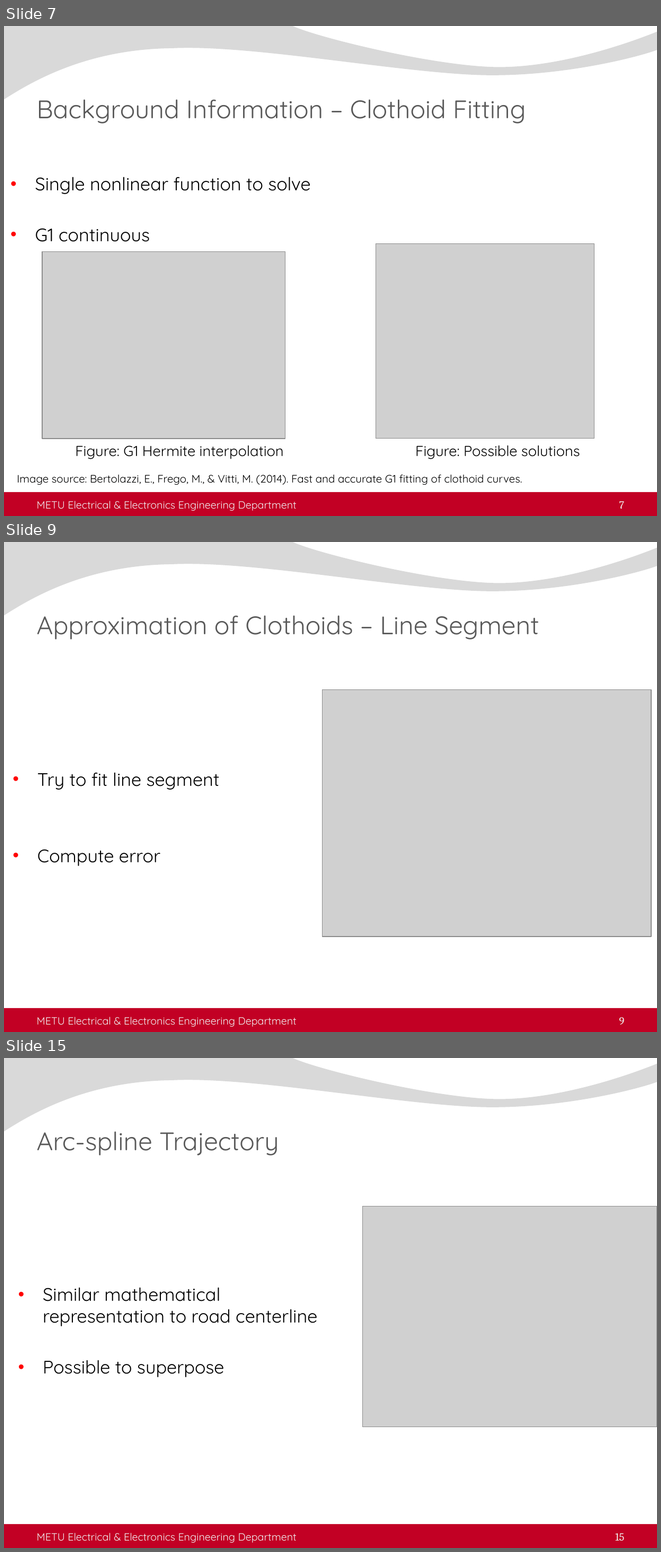
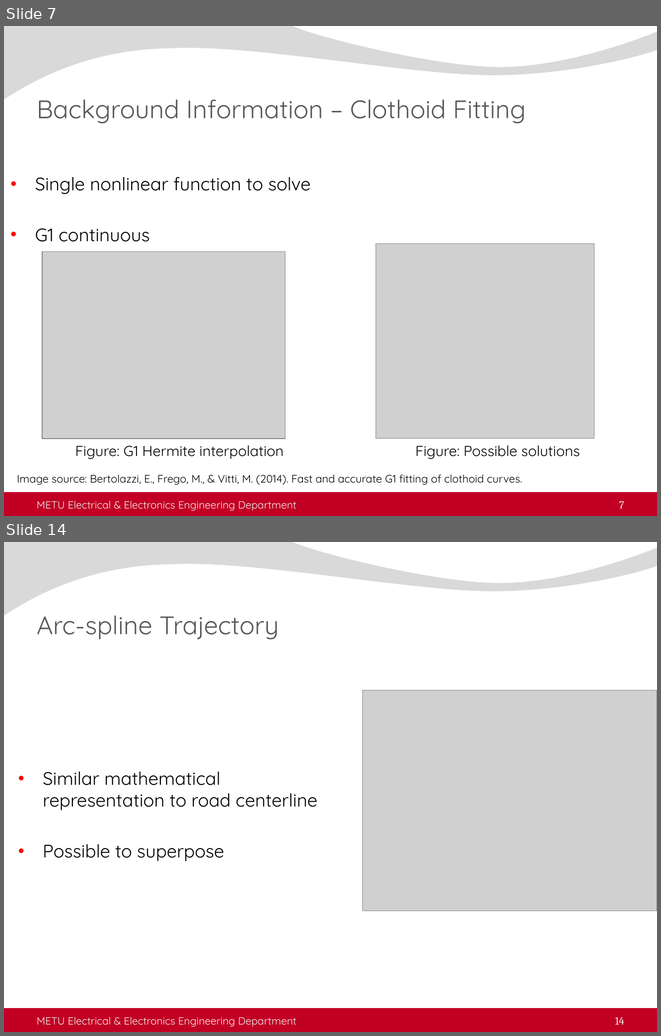
Before and after one commit to AtakanQ/thesis, a slide deck: thesisDefense.pptx. Shown one above the other, each under a label of ours: slides 7, 9 and 15 before the commit, slides 7 and 14 after it; the slides between them are not shown. The pictures are 661x1552 and 661x1036 pixels, drawn with LibreOffice and Linux fonts; fonts in the diff are those of the drawing; grey boxes stand for pictures; background and template pictures are left out. Boxes give left, top, right and bottom in pixels: in the first picture for what was removed or moved away, otherwise in the second. Text is boxed around its words. In the diff, an @@ line names an element or a change of style, - is before the commit and + after.

```diff
--- a/thesisDefense.pptx
+++ b/thesisDefense.pptx
@@ slide 9 removed at (4,542,657,1032), background picture (left out); not listed: 2 template elements that a slide beside it also shows @@
@@ title removed at (37,615,539,640) @@
-Approximation of Clothoids – Line Segment
@@ picture removed at (322,689,651,936) @@
@@ text removed at (37,772,220,866) @@
-• Try to fit line segment
-• Compute error
@@ text removed at (37,1016,297,1026) @@
-METU Electrical & Electronics Engineering Department
@@ page number removed at (619,1017,625,1024) @@
-9
@@ what was slide 15 is now slide 14 @@
@@ page number at (615,1017,625,1024): text changed @@
-15
+14
```
Also in this commit, not shown: 6 slides changed, 1 slide added, 1 other slide removed.
